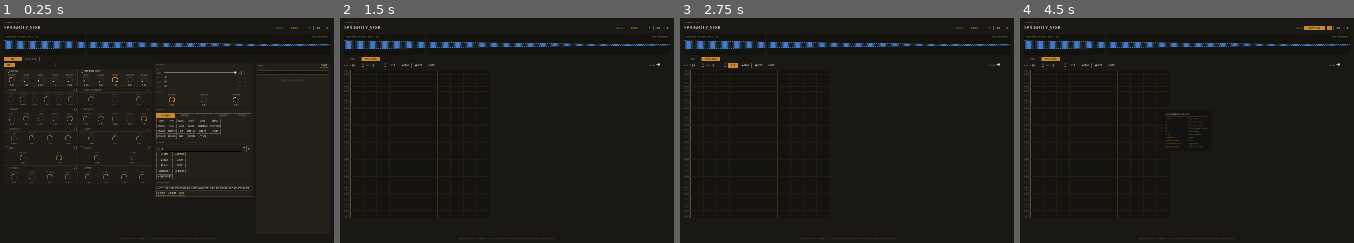
Above: before the commit, frames 1-4 (left to right).
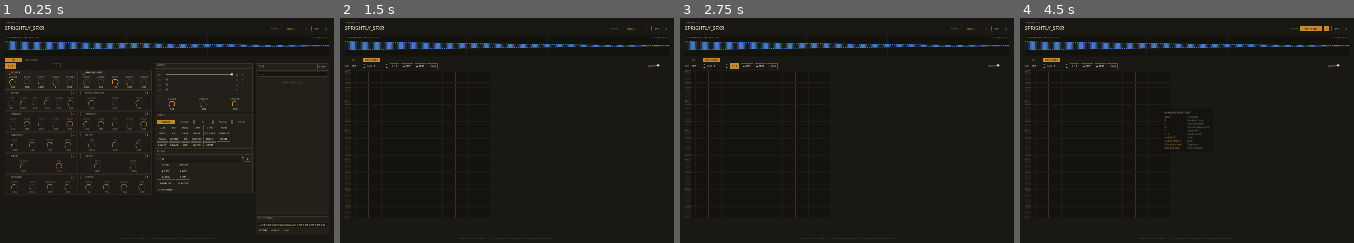
Above: after the commit, the same moments.

Repository: PMGRNTS/sprightly_sound_app
Game: Godot game, scene res://scenes/main.tscn
Two runs of this game, one before a commit and one after it. Both use one fixed random seed, a clock stepped at 60 frames per second and the inputs below.
Inputs:
- Up to frame 1 (0.25 s): no input
- Up to frame 2 (1.5 s): click "SFX" at 0.5 s; click "PIANO ROLL" at 1.25 s
- Up to frame 3 (2.75 s): click "CH 1" at 2 s
- Up to frame 4 (4.5 s): click "▶ PLAY" at 2.75 s; click "▶ PLAY" at 3.5 s; click "?" at 4.25 s

The runs differ from the first frame. In frame 1, 8.2% of the frame differs, in the area x 1-99%, y 1-95%; in frame 2, 3.6%; in frame 3, 3.6%; in frame 4, 4.1%.

Commit message:
more readible

Diff:
--- a/scripts/app/ui_builder.gd
+++ b/scripts/app/ui_builder.gd
@@ -149,7 +149,7 @@
 	root_v.add_child(_build_view_tabs())
 
 	_sfx_body = HBoxContainer.new()
-	_sfx_body.add_theme_constant_override("separation", 16)
+	_sfx_body.add_theme_constant_override("separation", 18)
 	_sfx_body.size_flags_vertical = Control.SIZE_EXPAND_FILL
 	root_v.add_child(_sfx_body)
 
@@ -167,7 +167,7 @@
 func _build_header() -> Control:
 	var hdr := HBoxContainer.new()
 	hdr.alignment = BoxContainer.ALIGNMENT_BEGIN
-	hdr.add_theme_constant_override("separation", 16)
+	hdr.add_theme_constant_override("separation", 18)
 
 	var left := VBoxContainer.new()
 	left.size_flags_horizontal = Control.SIZE_EXPAND_FILL
@@ -181,7 +181,7 @@
 	left.add_child(title)
 
 	var right := HBoxContainer.new()
-	right.add_theme_constant_override("separation", 10)
+	right.add_theme_constant_override("separation", 12)
 	right.size_flags_vertical = Control.SIZE_SHRINK_END
 	hdr.add_child(right)
 
@@ -363,7 +363,7 @@
 	v.add_theme_constant_override("separation", 8)
 
 	channel_tabs_container = HBoxContainer.new()
-	channel_tabs_container.add_theme_constant_override("separation", 4)
+	channel_tabs_container.add_theme_constant_override("separation", 5)
 	v.add_child(channel_tabs_container)
 
 	channel_tab_buttons.clear()
@@ -381,8 +381,8 @@
 	# paired modules fit the viewport at default resolution.
 	modules_container = GridContainer.new()
 	modules_container.columns = 2
-	modules_container.add_theme_constant_override("h_separation", 6)
-	modules_container.add_theme_constant_override("v_separation", 4)
+	modules_container.add_theme_constant_override("h_separation", 8)
+	modules_container.add_theme_constant_override("v_separation", 5)
 	modules_container.size_flags_horizontal = Control.SIZE_EXPAND_FILL
 	modules_container.size_flags_vertical = Control.SIZE_EXPAND_FILL
 	v.add_child(modules_container)
@@ -409,8 +409,8 @@
 
 	# Header row
 	var header := HBoxContainer.new()
-	header.add_theme_constant_override("separation", 6)
-	v.add_child(UIFactory.wrap_padded(header, 6, 6, 3, 3))
+	header.add_theme_constant_override("separation", 8)
+	v.add_child(UIFactory.wrap_padded(header, 8, 8, 4, 4))
 
 	v.add_child(UIFactory.make_hairline())
 
@@ -438,9 +438,9 @@
 
 	# Body: horizontal row of knob boxes — one per param.
 	var body := HBoxContainer.new()
-	body.add_theme_constant_override("separation", 2)
+	body.add_theme_constant_override("separation", 4)
 	body.size_flags_horizontal = Control.SIZE_EXPAND_FILL
-	v.add_child(UIFactory.wrap_padded(body, 4, 4, 3, 4))
+	v.add_child(UIFactory.wrap_padded(body, 6, 6, 4, 5))
 
 	for pk in mod.params:
 		var box_dict: Dictionary = UIFactory.make_knob_box(pk)
@@ -464,7 +464,7 @@
 # min-size guards against squish.
 func _build_controls_column() -> Control:
 	var v := VBoxContainer.new()
-	v.add_theme_constant_override("separation", 4)
+	v.add_theme_constant_override("separation", 6)
 	v.size_flags_horizontal = Control.SIZE_EXPAND_FILL
 	v.size_flags_vertical = Control.SIZE_EXPAND_FILL
 	v.size_flags_stretch_ratio = 2.0
@@ -473,7 +473,6 @@
 	v.add_child(_build_master_panel())
 	v.add_child(_build_presets_panel())
 	v.add_child(_build_actions_panel())
-	v.add_child(_build_sound_string_panel())
 
 	return v
 
@@ -484,6 +483,7 @@
 # the controls column is currently displaying.
 func _build_bin_column() -> Control:
 	var v := VBoxContainer.new()
+	v.add_theme_constant_override("separation", 6)
 	v.size_flags_horizontal = Control.SIZE_EXPAND_FILL
 	v.size_flags_vertical = Control.SIZE_EXPAND_FILL
 	v.size_flags_stretch_ratio = 1.5
@@ -493,6 +493,8 @@
 	bin_panel.size_flags_vertical = Control.SIZE_EXPAND_FILL
 	v.add_child(bin_panel)
 
+	v.add_child(_build_sound_string_panel())
+
 	return v
 
 
@@ -503,7 +505,7 @@
 	body.add_child(UIFactory.make_label("MIX", 9, Palette.TEXT_DIM, 0.3))
 
 	mix_container = VBoxContainer.new()
-	mix_container.add_theme_constant_override("separation", 4)
+	mix_container.add_theme_constant_override("separation", 5)
 	body.add_child(mix_container)
 
 	mix_rows.clear()
@@ -517,7 +519,7 @@
 
 	# Output knobs in one horizontal row.
 	var row := HBoxContainer.new()
-	row.add_theme_constant_override("separation", 4)
+	row.add_theme_constant_override("separation", 6)
 	row.size_flags_horizontal = Control.SIZE_EXPAND_FILL
 	body.add_child(row)
 
@@ -552,7 +554,7 @@
 	var panel := UIFactory.make_section_panel("PRESETS")
 	var body: VBoxContainer = panel.get_meta("body")
 	preset_buttons_root = VBoxContainer.new()
-	preset_buttons_root.add_theme_constant_override("separation", 4)
+	preset_buttons_root.add_theme_constant_override("separation", 5)
 	body.add_child(preset_buttons_root)
 	refresh_preset_panel()
 	return panel
@@ -592,7 +594,7 @@
 
 	# Tab-button row.
 	var tabs := HBoxContainer.new()
-	tabs.add_theme_constant_override("separation", 4)
+	tabs.add_theme_constant_override("separation", 5)
 	tabs.size_flags_horizontal = Control.SIZE_EXPAND_FILL
 	preset_buttons_root.add_child(tabs)
 
@@ -607,8 +609,8 @@
 	for g in groups:
 		var grid := GridContainer.new()
 		grid.columns = 6
-		grid.add_theme_constant_override("h_separation", 4)
-		grid.add_theme_constant_override("v_separation", 4)
+		grid.add_theme_constant_override("h_separation", 5)
+		grid.add_theme_constant_override("v_separation", 5)
 		grid.size_flags_horizontal = Control.SIZE_EXPAND_FILL
 		preset_buttons_root.add_child(grid)
 		preset_grids[g] = grid
@@ -673,8 +675,8 @@
 
 	var grid := GridContainer.new()
 	grid.columns = 2
-	grid.add_theme_constant_override("h_separation", 6)
-	grid.add_theme_constant_override("v_separation", 6)
+	grid.add_theme_constant_override("h_separation", 8)
+	grid.add_theme_constant_override("v_separation", 8)
 	body.add_child(grid)
 
 	var gen := UIFactory.make_action_button("⚄ GEN", true)
@@ -951,7 +953,7 @@
 
 func _make_mix_row_static(i: int) -> Dictionary:
 	var row := HBoxContainer.new()
-	row.add_theme_constant_override("separation", 6)
+	row.add_theme_constant_override("separation", 8)
 
 	var label_btn := UIFactory.make_mix_label_btn(i, false)
 	label_btn.pressed.connect(_host._on_channel_tab_pressed.bind(i))
--- a/scripts/palette.gd
+++ b/scripts/palette.gd
@@ -219,10 +219,10 @@
 
 
 # ── Font sizes ─────────────────────────────────────────────────────
-const FONT_TITLE    := 26  # app title
-const FONT_VALUE    := 11  # slider value labels, sound-string input, channel-tab labels
-const FONT_LABEL    := 12  # status pill, module checkbox/title, secondary buttons
-const FONT_SMALL    := 10  # mix-row level value, lock icons
+const FONT_TITLE    := 28  # app title
+const FONT_VALUE    := 12  # slider value labels, sound-string input, channel-tab labels
+const FONT_LABEL    := 13  # status pill, module checkbox/title, secondary buttons
+const FONT_SMALL    := 11  # mix-row level value, lock icons
 
 # ── Layout sizes ───────────────────────────────────────────────────
 # Sizes that recur across the layout. Single-use sizes still live near
@@ -231,27 +231,27 @@
 # Three-column body layout: modules grid (widest), controls stack
 # (master/presets/actions/string), bin (narrowest). Mins keep each
 # column usable even when the user shrinks the window aggressively.
-const COLUMN_MODULES_MIN  := Vector2(420, 0)
-const COLUMN_CONTROLS_MIN := Vector2(340, 0)
-const COLUMN_BIN_MIN      := Vector2(220, 0)
-const STATUS_LABEL_SIZE   := Vector2(120, 28)
+const COLUMN_MODULES_MIN  := Vector2(450, 0)
+const COLUMN_CONTROLS_MIN := Vector2(360, 0)
+const COLUMN_BIN_MIN      := Vector2(240, 0)
+const STATUS_LABEL_SIZE   := Vector2(128, 30)
 const HAIRLINE_HEIGHT     := Vector2(0, 1)            # 1 px horizontal divider
 const WAVEFORM_PANEL_MIN  := Vector2(0, 120)
 const WAVEFORM_INFO_LEFT_POS  := Vector2(10, 6)
 const WAVEFORM_INFO_RIGHT_POS := Vector2(-260, 6)
 const WAVEFORM_INFO_RIGHT_SIZE := Vector2(250, 16)
-const MODULE_CHECK_SIZE   := Vector2(18, 18)
-const VARIATION_SEED_SIZE := Vector2(82, 22)
-const REROLL_BTN_SIZE     := Vector2(28, 22)
-const CHANNEL_TAB_SIZE    := Vector2(60, 28)
-const CHANNEL_ADD_SIZE    := Vector2(40, 28)
-const MIX_LABEL_SIZE      := Vector2(40, 22)
-const MINI_BTN_SIZE       := Vector2(22, 22)          # mute / solo / delete / bin-row icons
+const MODULE_CHECK_SIZE   := Vector2(20, 20)
+const VARIATION_SEED_SIZE := Vector2(86, 24)
+const REROLL_BTN_SIZE     := Vector2(30, 24)
+const CHANNEL_TAB_SIZE    := Vector2(64, 30)
+const CHANNEL_ADD_SIZE    := Vector2(44, 30)
+const MIX_LABEL_SIZE      := Vector2(44, 24)
+const MINI_BTN_SIZE       := Vector2(24, 24)          # mute / solo / delete / bin-row icons
 const SAVE_DIALOG_SIZE    := Vector2i(720, 520)
 const PRESET_NAME_DIALOG_SIZE := Vector2i(420, 140)
 const PRESET_NAME_BODY_MIN := Vector2(380, 0)
-const THEME_BTN_SIZE      := Vector2(28, 28)          # ◐ picker button in header
-const RESOLUTION_BTN_SIZE := Vector2(56, 28)
+const THEME_BTN_SIZE      := Vector2(30, 30)          # ◐ picker button in header
+const RESOLUTION_BTN_SIZE := Vector2(60, 30)
 
 const RESOLUTION_PRESETS: Array[Dictionary] = [
 	{"label": "540p",  "size": Vector2i(960, 540)},
@@ -262,8 +262,8 @@
 ]
 
 # ── Window margins ─────────────────────────────────────────────────
-const WINDOW_MARGIN_H := 24
-const WINDOW_MARGIN_V := 18
+const WINDOW_MARGIN_H := 28
+const WINDOW_MARGIN_V := 20
 
 # ── Timing ─────────────────────────────────────────────────────────
 # Render debounce kept short enough that drag tails render without lag.
--- a/scripts/ui_factory.gd
+++ b/scripts/ui_factory.gd
@@ -51,10 +51,10 @@
 	s.border_color = border
 	s.set_border_width_all(1)
 	s.set_corner_radius_all(0)
-	s.content_margin_left = 6
-	s.content_margin_right = 6
-	s.content_margin_top = 3
-	s.content_margin_bottom = 3
+	s.content_margin_left = 8
+	s.content_margin_right = 8
+	s.content_margin_top = 4
+	s.content_margin_bottom = 4
 	return s
 
 
@@ -108,7 +108,7 @@
 	var b := Button.new()
 	b.text = "🔒"
 	b.tooltip_text = "Lock to preserve while randomizing"
-	b.custom_minimum_size = Vector2(22, 22)
+	b.custom_minimum_size = Vector2(24, 24)
 	b.add_theme_font_size_override("font_size", Palette.FONT_SMALL)
 	b.toggle_mode = false
 	apply_button_style(b, false)
@@ -152,7 +152,7 @@
 	b.add_theme_color_override("font_hover_color", Palette.BG)
 	b.add_theme_color_override("font_pressed_color", Palette.BG)
 	b.add_theme_font_size_override("font_size", Palette.FONT_VALUE)
-	b.custom_minimum_size = Vector2(0, 26)
+	b.custom_minimum_size = Vector2(0, 28)
 
 	var normal := make_stylebox(Color("#261f17") if primary else Color(0, 0, 0, 0), Palette.BORDER_HI)
 	var hover := make_stylebox(Palette.ACCENT, Palette.ACCENT)
@@ -196,8 +196,8 @@
 
 static func _build_knob_box(label_text: String, tooltip_title: String, lo: float, hi: float, st: float) -> Dictionary:
 	var box := VBoxContainer.new()
-	box.add_theme_constant_override("separation", 1)
-	box.custom_minimum_size = Vector2(56, 72)
+	box.add_theme_constant_override("separation", 2)
+	box.custom_minimum_size = Vector2(62, 72)
 	box.size_flags_horizontal = Control.SIZE_EXPAND_FILL
 
 	var label_btn := Button.new()
@@ -209,7 +209,7 @@
 	label_btn.alignment = HORIZONTAL_ALIGNMENT_CENTER
 	label_btn.tooltip_text = "Click to lock/unlock"
 	label_btn.mouse_default_cursor_shape = Control.CURSOR_POINTING_HAND
-	label_btn.custom_minimum_size = Vector2(0, 13)
+	label_btn.custom_minimum_size = Vector2(0, 15)
 	label_btn.size_flags_horizontal = Control.SIZE_EXPAND_FILL
 	# Strip the default Button stylebox padding so the label row is actually 13 px.
 	var empty_sb := StyleBoxEmpty.new()
@@ -226,7 +226,7 @@
 	knob.tooltip_text = "%s · drag to adjust · click to lock · right-click reset" % tooltip_title
 	knob.size_flags_horizontal = Control.SIZE_SHRINK_CENTER
 	knob.size_flags_vertical = Control.SIZE_EXPAND_FILL
-	knob.custom_minimum_size = Vector2(36, 36)
+	knob.custom_minimum_size = Vector2(38, 38)
 	box.add_child(knob)
 
 	var value_label := Label.new()
@@ -234,7 +234,7 @@
 	value_label.add_theme_color_override("font_color", Palette.TEXT)
 	value_label.add_theme_font_size_override("font_size", Palette.FONT_SMALL)
 	value_label.horizontal_alignment = HORIZONTAL_ALIGNMENT_CENTER
-	value_label.custom_minimum_size = Vector2(0, 12)
+	value_label.custom_minimum_size = Vector2(0, 14)
 	value_label.size_flags_horizontal = Control.SIZE_EXPAND_FILL
 	box.add_child(value_label)
 
@@ -266,8 +266,8 @@
 	panel.add_child(v)
 
 	var title_row := HBoxContainer.new()
-	title_row.add_theme_constant_override("separation", 8)
-	v.add_child(wrap_padded(title_row, 10, 10, 3, 3))
+	title_row.add_theme_constant_override("separation", 10)
+	v.add_child(wrap_padded(title_row, 12, 12, 4, 4))
 
 	var title := make_label(title_text, Palette.FONT_SMALL, Palette.TEXT_MUTE, 0.3)
 	title.size_flags_horizontal = Control.SIZE_EXPAND_FILL
@@ -276,8 +276,8 @@
 	v.add_child(make_hairline(Palette.BORDER))
 
 	var body := VBoxContainer.new()
-	body.add_theme_constant_override("separation", 3)
-	var body_wrap := wrap_padded(body, 10, 10, 4, 6)
+	body.add_theme_constant_override("separation", 4)
+	var body_wrap := wrap_padded(body, 12, 12, 5, 7)
 	if flexible_height:
 		body.size_flags_vertical = Control.SIZE_EXPAND_FILL
 		body_wrap.size_flags_vertical = Control.SIZE_EXPAND_FILL
@@ -332,7 +332,7 @@
 	var inner := ColorRect.new()
 	inner.color = Palette.ACCENT
 	inner.set_anchors_preset(Control.PRESET_CENTER)
-	inner.position = Vector2(6, 6)
+	inner.position = Vector2(7, 7)
 	inner.size = Vector2(6, 6)
 	indicator.add_child(inner)
 	return indicator
@@ -476,10 +476,10 @@
 # add it to the bin list) plus the buttons (so handlers can be wired).
 static func make_bin_row(entry_name: String) -> Dictionary:
 	var row := HBoxContainer.new()
-	row.add_theme_constant_override("separation", 6)
+	row.add_theme_constant_override("separation", 8)
 	row.size_flags_horizontal = Control.SIZE_EXPAND_FILL
 
-	var name_lbl := make_label(entry_name, 11, Palette.TEXT, 0.1)
+	var name_lbl := make_label(entry_name, Palette.FONT_VALUE, Palette.TEXT, 0.1)
 	name_lbl.size_flags_horizontal = Control.SIZE_EXPAND_FILL
 	row.add_child(name_lbl)
 
@@ -503,7 +503,7 @@
 	var v := VBoxContainer.new()
 	v.add_theme_constant_override("separation", 0)
 	v.size_flags_horizontal = Control.SIZE_EXPAND_FILL
-	v.add_child(wrap_padded(row, 12, 12, 6, 6))
+	v.add_child(wrap_padded(row, 14, 14, 7, 7))
 	v.add_child(make_hairline(Palette.SEPARATOR))
 
 	return {
